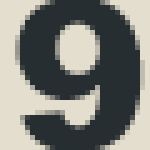
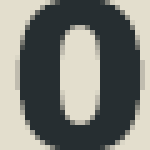
Layers edited between the first and the second 150px x 150px image:
renamed "9" to "0", painted on it over (x1=15, y1=0, x2=145, y2=150)
